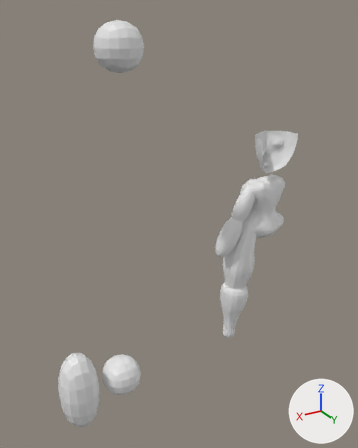
What one commit did to the Blender file Toys/Practices/Humanlike/Shortstack/Practice_9.blend.
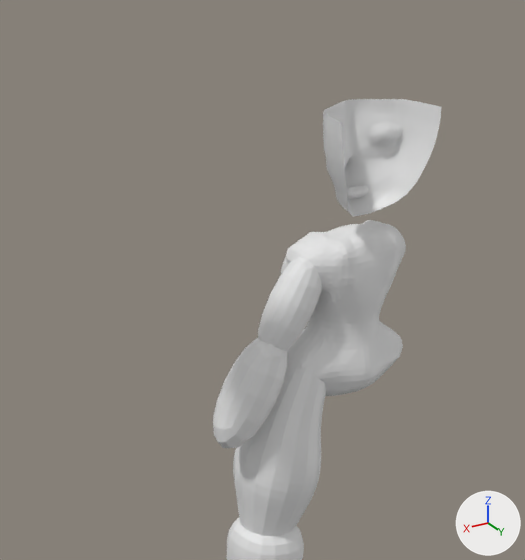
The first picture shows the older version from a 50 mm lens placed at (14.21, 16.14, 15.52), pointed at (4.46, -0.1, 7.4). The close-ups show both versions on the part from 39% to 92% of the width and 21% to 66% of the height of that picture; other places that the commit changed are outside them. The lights are fixed; the arrows at lower right show +X, +Y and +Z.

In view in the first close-up: 'Face', 'OriginC_1.001', 'OriginC_1.003', 'OriginC_2.002', 'OriginC_2.003', 'OriginC_2.004', 'OriginC_2.005'.
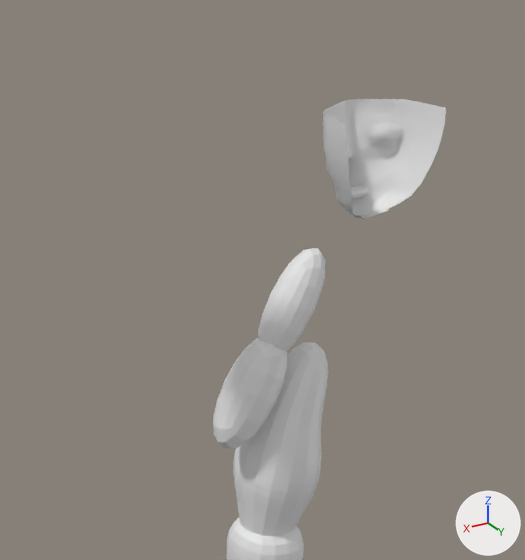
Pixel boxes [x1, y1, x2, y2] of what changed, in the close-ups (525 x 560 px):
'OriginC_1.001', hidden
    before: [283, 220, 406, 396]
'Face', reshaped
    before: [323, 99, 441, 217]
    after: [323, 99, 446, 219]
'OriginC_1.003', hidden
    before: [281, 261, 288, 274]
part 1 of me_cube_012, built on
    before: [370, 207, 381, 212]
    after: [341, 107, 446, 219]

The change in detail:
me_cube_012 is used by ob_face; location (0.0, 0.0, 8.89).
me_cube_012 had 318 vertices, 280 faces and spanned x -1.0..0.0, y -0.4..0.72, z 0.01..1.84.
me_cube_012 now has 356 vertices, 310 faces, 6 loose edges and spans x -1.0..0.0, y -0.4..0.82, z 0.01..1.84.
Part 1, on me_cube_012:
1 vertex moves from x -0.24, y 0.22, z 0.12 to x -0.25, y 0.23, z 0.12.
19 vertices are added at x -0.91..0.0, y 0.15..0.82, z 0.02..1.22.
10 new vertices lie (0.0, 0.1, 0.01) away from vertices in x -1.0..-0.13, y 0.13..0.72, z 0.06..1.8.
9 new vertices lie (0.0, 0.1, 0.0) away from vertices in x -0.99..-0.6, y 0.52..0.72, z 0.42..1.69.
6 loose edges are added.
30 new faces join them.
Object 'OriginC_1.003' (ob_originc_1_003) is now hidden.
Object 'OriginC_1.001' (ob_originc_1_001) is now hidden.
